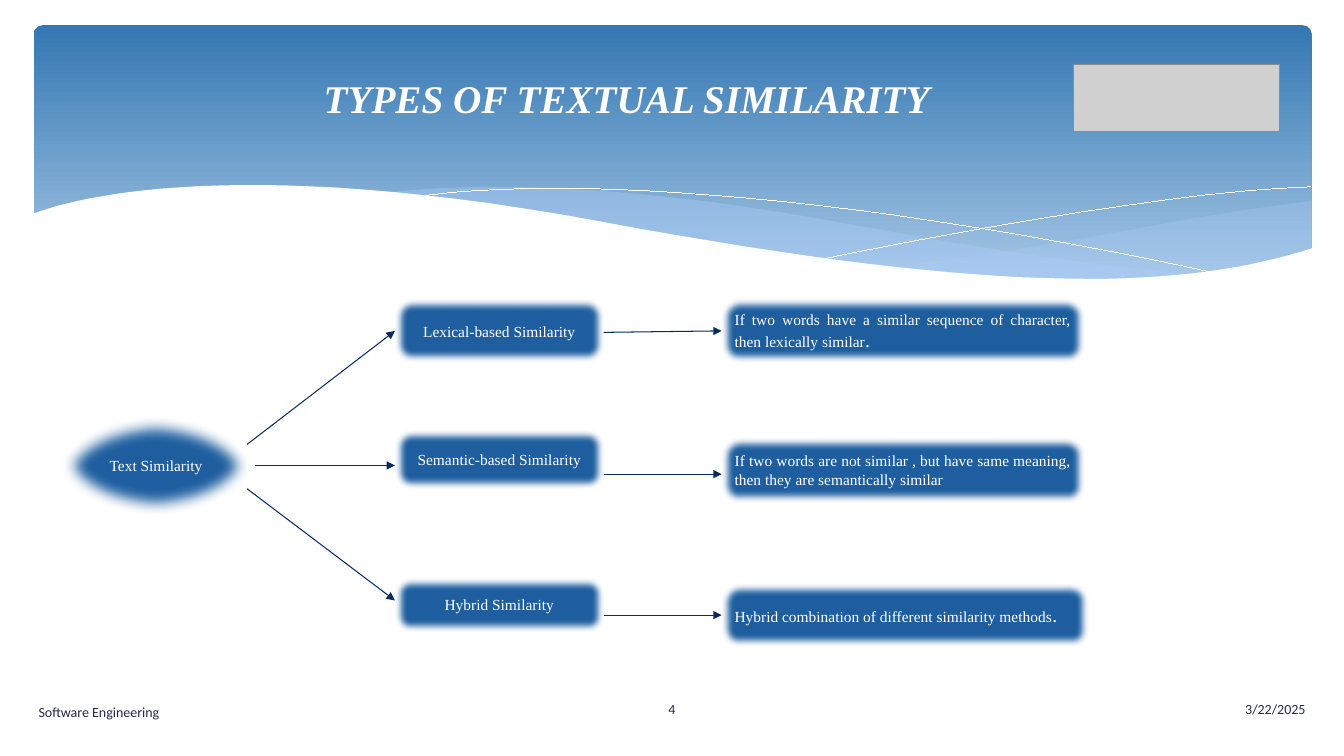
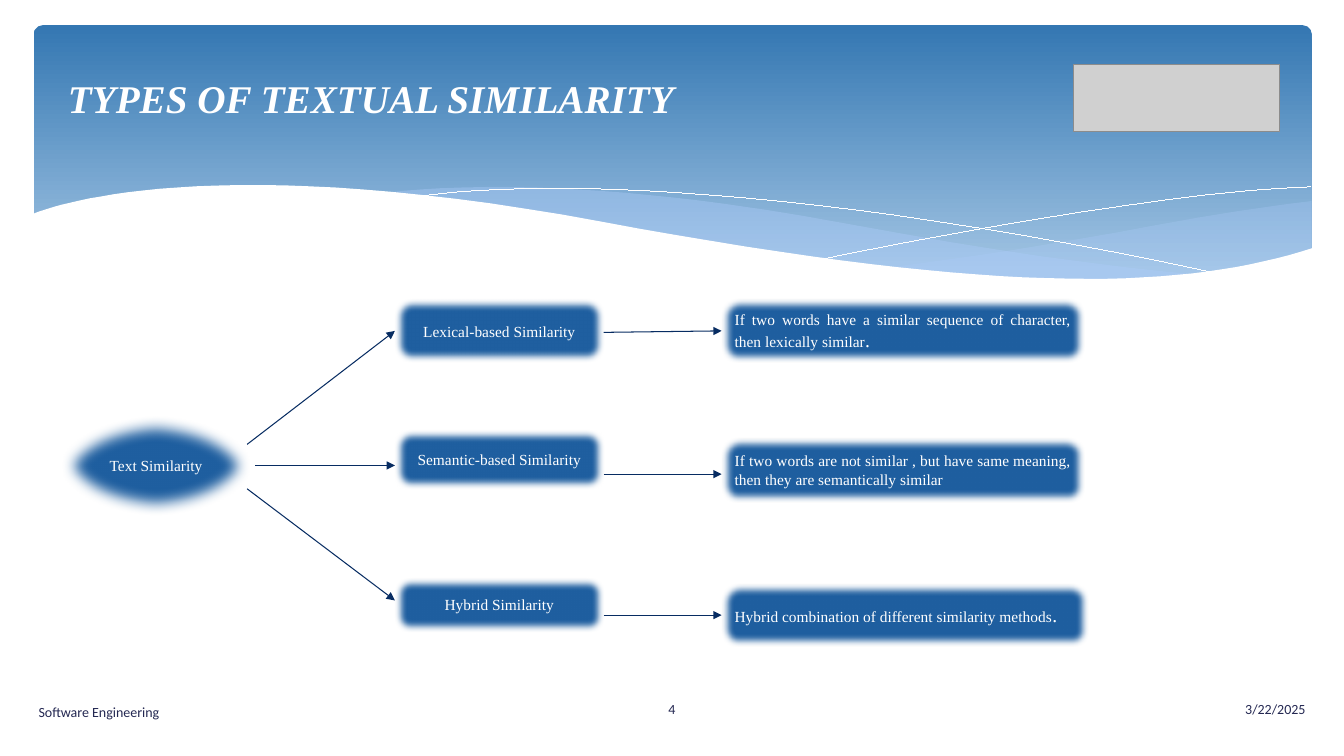
Before and after one commit to senthilmasters2024/Tech_Tweakers, a slide deck: slide 4 of SemanticAnalysisTextualData/SemanticAnalysisTextualData/Documentation/SemanticAnalysisTextualData.pptx. Drawn at 1344x756 pixels with LibreOffice and Linux fonts; fonts in the diff are those of the drawing; grey boxes stand for pictures. Boxes give left, top, right and bottom in pixels: in the first picture for what was removed or moved away, otherwise in the second. Text is boxed around its words. In the diff, an @@ line names an element or a change of style, - is before the commit and + after.

```diff
--- a/SemanticAnalysisTextualData/SemanticAnalysisTextualData/Documentation/SemanticAnalysisTextualData.pptx
+++ b/SemanticAnalysisTextualData/SemanticAnalysisTextualData/Documentation/SemanticAnalysisTextualData.pptx
@@ title "TYPES OF TEXTUAL SIMILARITY": place and size @@
-title "TYPES OF TEXTUAL SIMILARITY" at <box>324,87,929,114</box>
+title "TYPES OF TEXTUAL SIMILARITY" at <box>68,87,673,114</box>
@@ title "TYPES OF TEXTUAL SIMILARITY" at <box>68,87,673,114</box>: alignment centre to left @@
```
Also in this commit, not shown: 13 other slides changed, 3 other files.
